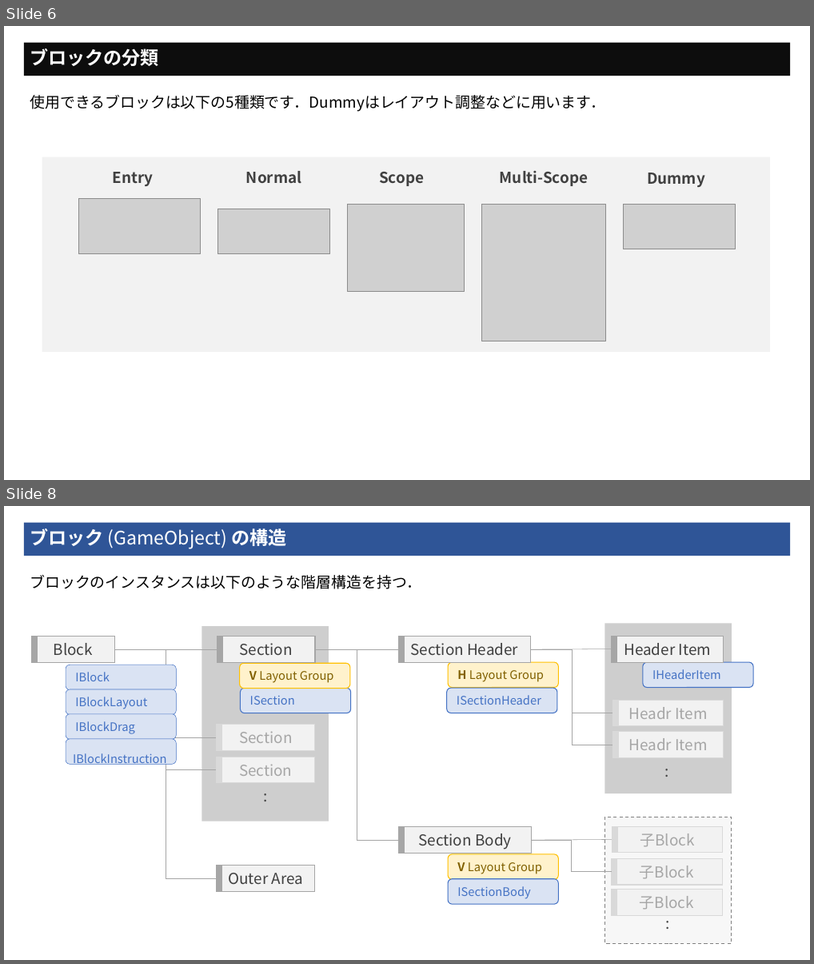
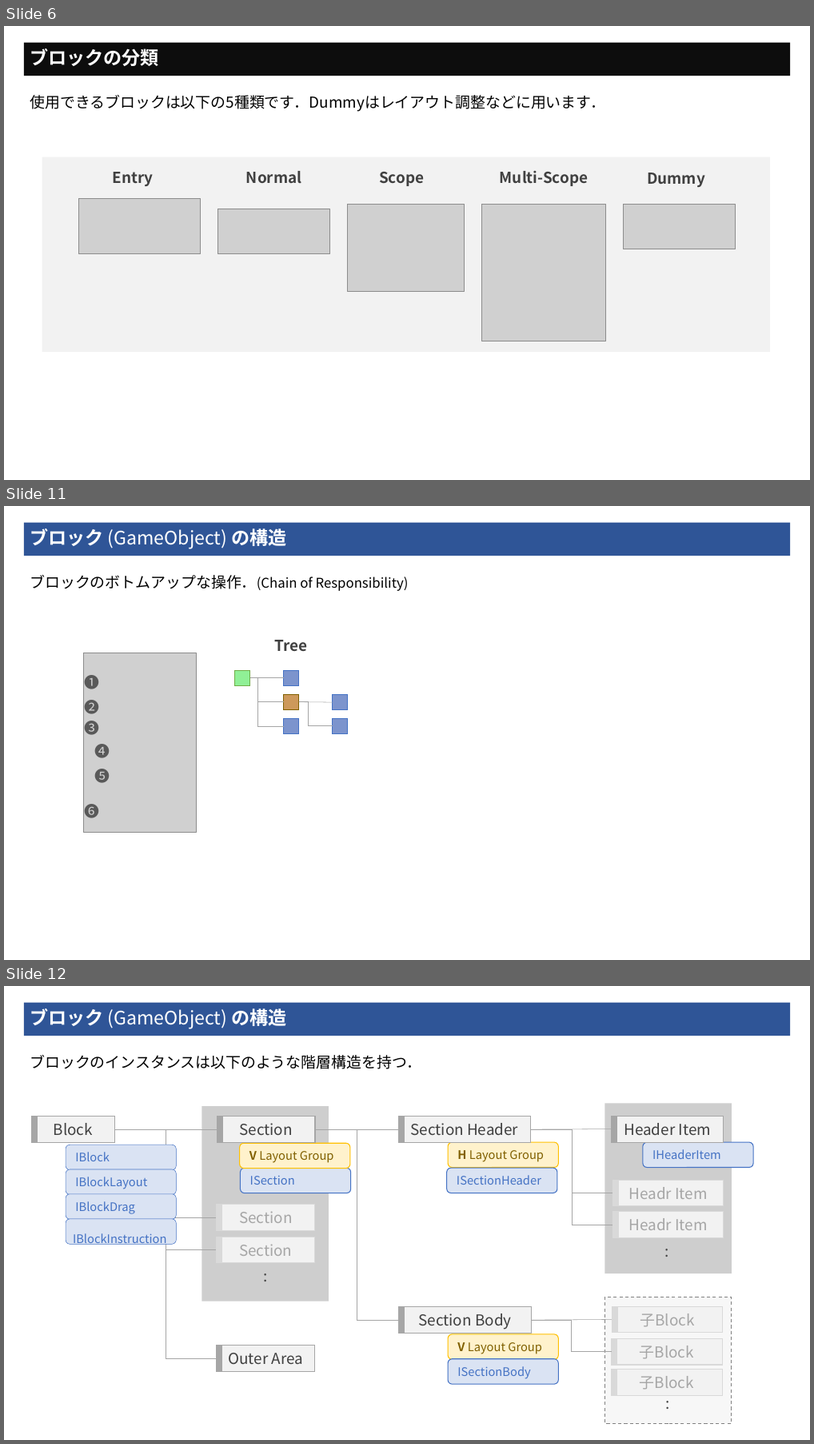
Before and after one commit to nitou-kanazawa/upm-SimpleBlockPG, a slide deck: Assets/com.nitou.BlockPG/Document.pptx. Shown one above the other, each under a label of ours: slides 6 and 8 before the commit, slides 6, 11 and 12 after it; the slides between them are not shown. The pictures are 814x964 and 814x1444 pixels, drawn with LibreOffice and Linux fonts; fonts in the diff are those of the drawing; grey boxes stand for pictures. Boxes give left, top, right and bottom in pixels: in the first picture for what was removed or moved away, otherwise in the second. Text is boxed around its words. In the diff, an @@ line names an element or a change of style, - is before the commit and + after.

```diff
--- a/Assets/com.nitou.BlockPG/Document.pptx
+++ b/Assets/com.nitou.BlockPG/Document.pptx
@@ slide 11 added at (x1=4, y1=506, x2=810, y2=960), background #FFFFFF @@
@@ title added at (x1=24, y1=522, x2=791, y2=556), fill #2F5597, 22 pt, text #FFFFFF @@
+ブロック (GameObject) の構造
@@ text added at (x1=30, y1=575, x2=409, y2=591), 16 pt, text #000000 @@
+ブロックのボトムアップな操作．(Chain of Responsibility)
@@ text added at (x1=275, y1=640, x2=308, y2=651), 18 pt, text #404040, bold @@
+Tree
@@ group added at (x1=235, y1=670, x2=348, y2=733): 6 rectangles, 3 elbow lines, 2 lines @@
@@ group added at (x1=84, y1=653, x2=196, y2=832): 6 texts, 1 picture @@
+➊
+➋
+❸
+❹
+❺
+❻
@@ what was slide 8 is now slide 12 @@
```
Also in this commit, not shown: 1 slide changed, 3 other slides added, 51 other files.
